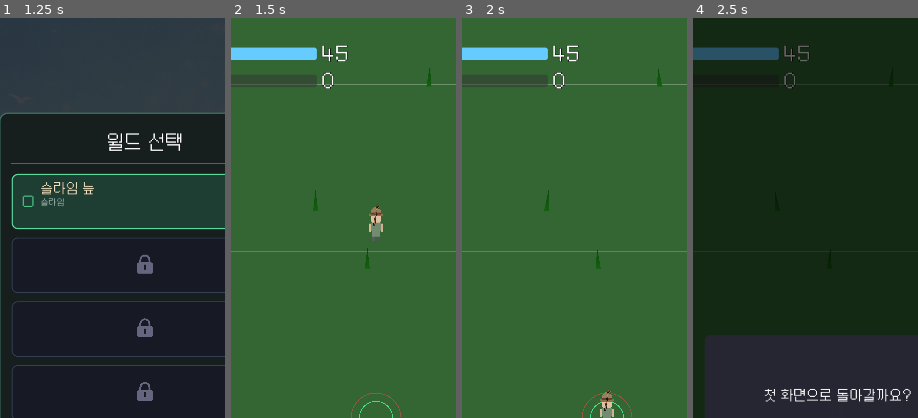
Above: before the commit, frames 1-4 (left to right).
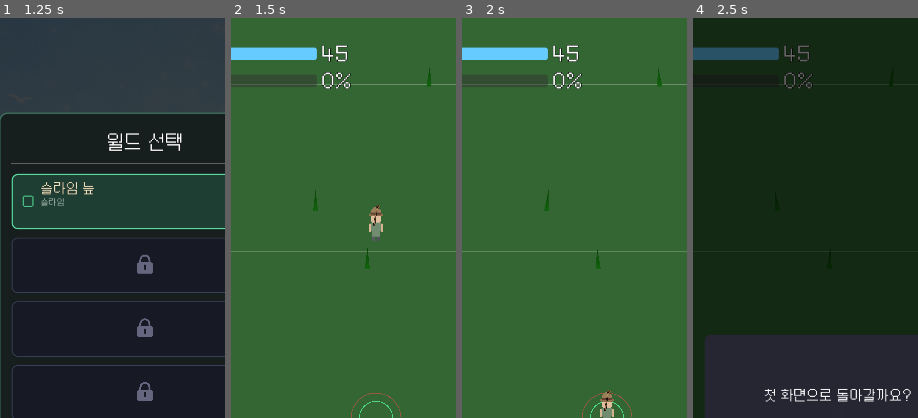
Above: after the commit, the same moments.

Repository: yellyB/game-kill_grass
Game: Godot game, scene res://scenes/ui/main_menu.tscn
The game is run twice, just before and just after one commit, with the same random seed, the same clock (stepped at 60 frames per second) and the same inputs. Sound files missing from this copy of the repository are replaced by a short silence.
Inputs (mouse positions are % of the whole screen's width and height, from its top left):
- Up to frame 1 (1.25 s): click (50, 60) at 0.5 s
- Up to frame 2 (1.5 s): click "게임 입장" at 1.25 s
- Up to frame 3 (2 s): no input
- Up to frame 4 (2.5 s): click (87, 95) at 2 s
The pictures show only the part of the screen within x 18-68%, y 0-50%; the shares and areas given below are measured in that part.

Frame 1 is identical in both runs. In frame 2, 0.1% of the frame differs, in the area x 46-54%, y 13-18%; in frame 3, 0.1%; in frame 4, less than 0.1%.

Commit message:
Rework fury system: world-specific thresholds, percentage display, boss icon effect
- Replace flat FURY_MAX with per-world FURY_THRESHOLDS (250/600/1500/4000)
- Show fury as percentage with debug raw values
- Remove gauge shake on boss spawn, fade out only
- Add icon flash effect: fury icon scales from center to fill screen
- World 0 boss health 40 → 60

Co-Authored-By: Claude Opus 4.6 <noreply@anthropic.com>

Diff:
--- a/autoload/game_manager.gd
+++ b/autoload/game_manager.gd
@@ -180,7 +180,12 @@
 # 몬스터분노 시스템
 var fury: float = 0.0
 var session_key_acquired: int = -1  # 세션 중 보스 드롭 열쇠 (-1 = 없음)
-const FURY_MAX: float = 100.0
+# 월드별 분노 필요 수치
+const FURY_THRESHOLDS: Array = [250.0, 600.0, 1500.0, 4000.0]
+
+func get_fury_max() -> float:
+  var idx = clampi(selected_world, 0, FURY_THRESHOLDS.size() - 1)
+  return FURY_THRESHOLDS[idx]
 
 var _sfx_click: AudioStreamPlayer
 var _sfx_confirm: AudioStreamPlayer
@@ -482,9 +487,10 @@
     return grass_data_list[base_type]
 
 func add_fury(amount: float) -> void:
-  fury = minf(fury + amount * get_fury_rate_mult(), FURY_MAX)
+  var fury_max = get_fury_max()
+  fury = minf(fury + amount * get_fury_rate_mult(), fury_max)
   fury_changed.emit(fury)
-  if fury >= FURY_MAX:
+  if fury >= fury_max:
     fury_boss_requested.emit()
     fury = 0.0
     fury_changed.emit(fury)
--- a/scripts/hud.gd
+++ b/scripts/hud.gd
@@ -267,7 +267,7 @@
 # ── 몬스터분노 Bar ──
 
 func _setup_fury_bar() -> void:
-  fury_progress.max_value = GameManager.FURY_MAX
+  fury_progress.max_value = 100.0
   fury_progress.value = 0.0
 
   # Fill style (red)
@@ -282,13 +282,14 @@
   bg_style.set_corner_radius_all(6)
   fury_progress.add_theme_stylebox_override("background", bg_style)
 
-  fury_label.text = "0"
+  fury_label.text = "0%"
 
 func _on_fury_changed(value: float) -> void:
   if fury_hidden:
     return
-  fury_progress.value = value
-  fury_label.text = str(int(value))
+  var pct = value / GameManager.get_fury_max() * 100.0
+  fury_progress.value = pct
+  fury_label.text = "%d%% (%d/%d)" % [int(pct), int(value), int(GameManager.get_fury_max())]
 
 func _on_fury_boss_spawned() -> void:
   fury_hidden = true
@@ -297,27 +298,34 @@
   if OS.has_feature("mobile"):
     Input.vibrate_handheld(200)
 
-  # Shake and fade out the fury bar
-  var original_pos = fury_hbox.position
-
-  # Shake: fast accelerating oscillation over 2.5 seconds (works during pause)
-  var shake_tween = create_tween().set_pause_mode(Tween.TWEEN_PAUSE_PROCESS)
-  var steps = 24
-  for i in range(steps):
-    var t = float(i) / steps
-    var intensity = lerpf(6.0, 20.0, t)
-    var speed = lerpf(0.12, 0.06, t)
-    var offset_x = intensity * (1.0 if i % 2 == 0 else -1.0)
-    shake_tween.tween_property(fury_hbox, "position:x", original_pos.x + offset_x, speed)
-  shake_tween.tween_property(fury_hbox, "position:x", original_pos.x, 0.05)
-
-  # Scale up big while fading out (works during pause)
+  # Fade out fury bar (no shake)
   var fade_tween = create_tween().set_pause_mode(Tween.TWEEN_PAUSE_PROCESS)
-  fade_tween.set_parallel(true)
-  fade_tween.tween_property(fury_hbox, "modulate:a", 0.0, 2.5)
-  fade_tween.tween_property(fury_hbox, "scale", Vector2(1.8, 1.8), 2.5).set_ease(Tween.EASE_IN).set_trans(Tween.TRANS_QUAD)
-  fade_tween.chain().tween_callback(func():
+  fade_tween.tween_property(fury_hbox, "modulate:a", 0.0, 0.8)
+  fade_tween.tween_callback(func():
     fury_hbox.visible = false
+  )
+
+  # Icon flash: fury icon appears at screen center, scales up huge + fades out
+  var viewport_size = get_viewport().get_visible_rect().size
+  var icon_texture = preload("res://resources/images/icon/monster.png")
+  var icon = TextureRect.new()
+  icon.texture = icon_texture
+  icon.expand_mode = 3  # EXPAND_FIT_WIDTH_PROPORTIONAL
+  icon.stretch_mode = 5  # STRETCH_KEEP_ASPECT_CENTERED
+  icon.custom_minimum_size = Vector2(80, 80)
+  icon.size = Vector2(80, 80)
+  icon.pivot_offset = Vector2(40, 40)
+  icon.position = viewport_size / 2.0 - Vector2(40, 40)
+  icon.modulate = Color(1, 0.3, 0.2, 0.9)
+  add_child(icon)
+
+  var icon_tween = create_tween().set_pause_mode(Tween.TWEEN_PAUSE_PROCESS)
+  icon_tween.set_parallel(true)
+  var target_scale = viewport_size.x / 80.0
+  icon_tween.tween_property(icon, "scale", Vector2(target_scale, target_scale), 1.5).set_ease(Tween.EASE_OUT).set_trans(Tween.TRANS_QUAD)
+  icon_tween.tween_property(icon, "modulate:a", 0.0, 1.5).set_ease(Tween.EASE_IN).set_trans(Tween.TRANS_QUAD)
+  icon_tween.chain().tween_callback(func():
+    icon.queue_free()
     GameManager.fury_gauge_dismissed.emit()
   )
 
--- a/scripts/monster_spawner.gd
+++ b/scripts/monster_spawner.gd
@@ -7,7 +7,7 @@
   0: {
     "type": "slime",
     "sprite_path": "res://resources/images/monster/slime/",
-    "max_health": 40,
+    "max_health": 60,
     "wander_speed": 50,
     "sprite_scale": 0.96,
     "drop_table": [],
